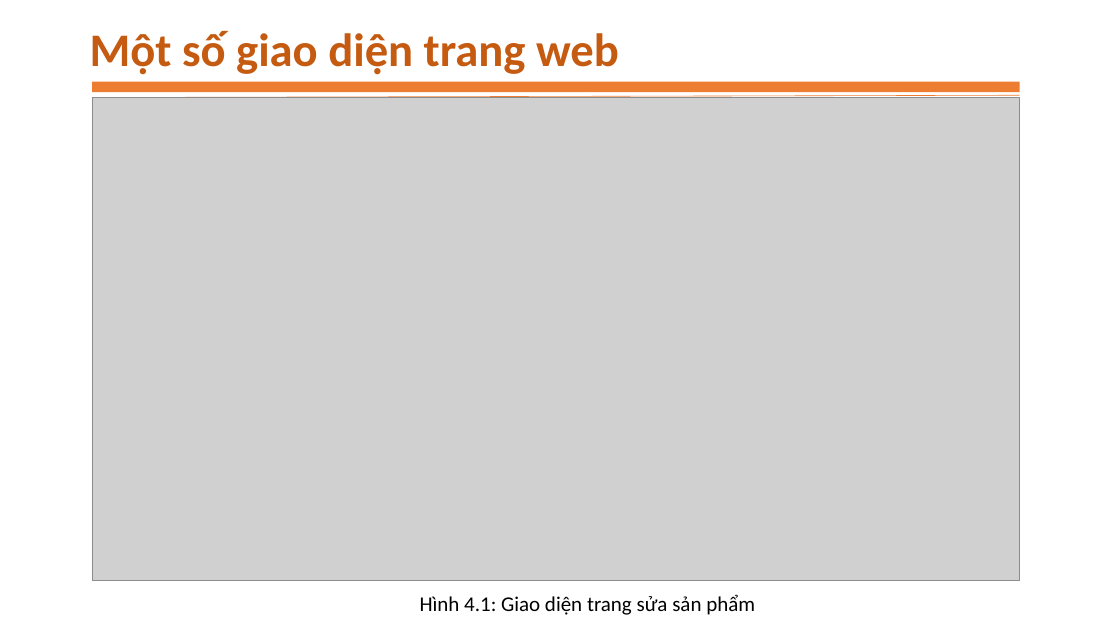
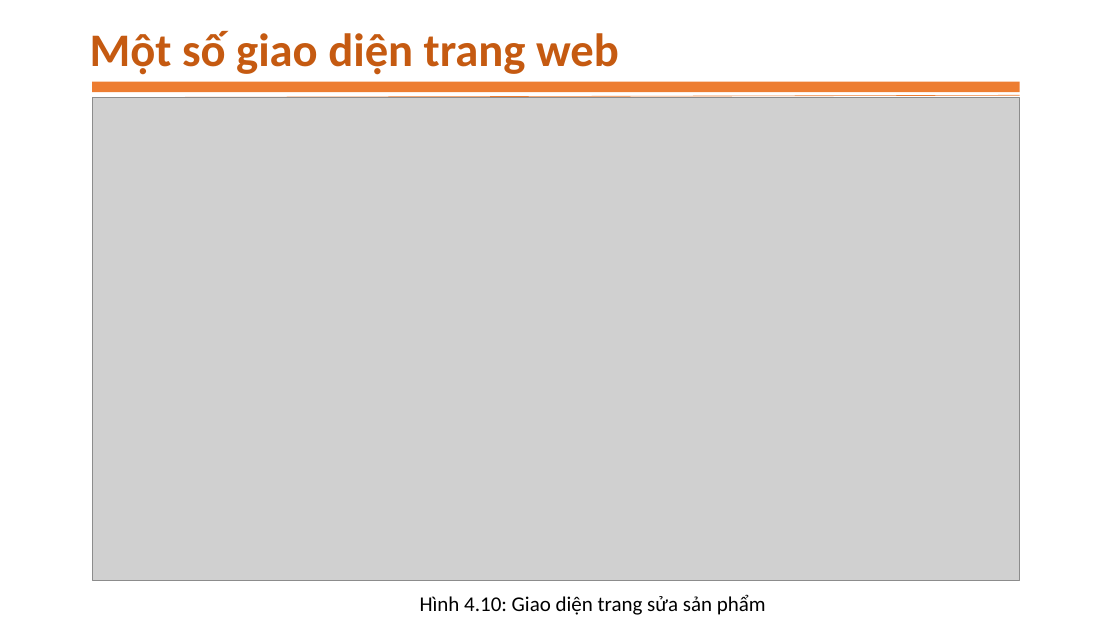
Before and after one commit to TrungTrungg/Dean, a slide deck: slide 22 of CD19CNTT2-NgoXuanTrung.pptx. Drawn at 1120x630 pixels with LibreOffice and Linux fonts; fonts in the diff are those of the drawing; grey boxes stand for pictures. Boxes give left, top, right and bottom in pixels: in the first picture for what was removed or moved away, otherwise in the second. Text is boxed around its words. In the diff, an @@ line names an element or a change of style, - is before the commit and + after.

```diff
--- a/CD19CNTT2-NgoXuanTrung.pptx
+++ b/CD19CNTT2-NgoXuanTrung.pptx
@@ text at bbox=[420, 594, 766, 615]: text changed @@
-Hình 4.1: Giao diện trang sửa sản phẩm
+Hình 4.10: Giao diện trang sửa sản phẩm
```
Also in this commit, not shown: 10 other slides changed.
